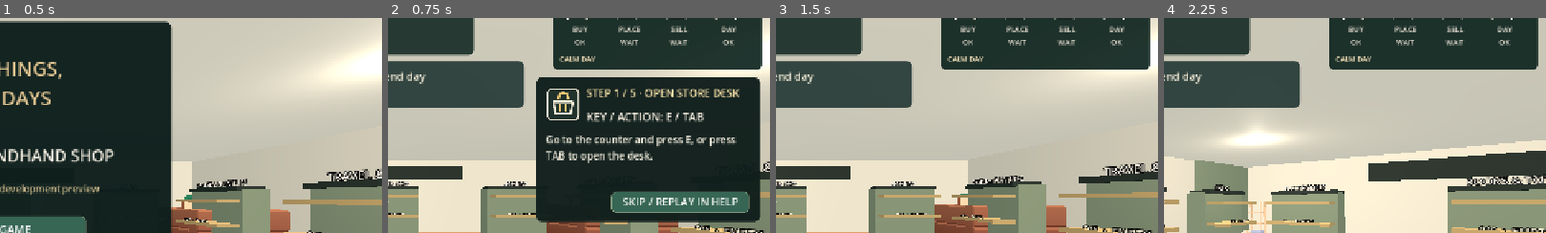
Above: before the commit, frames 1-4 (left to right).
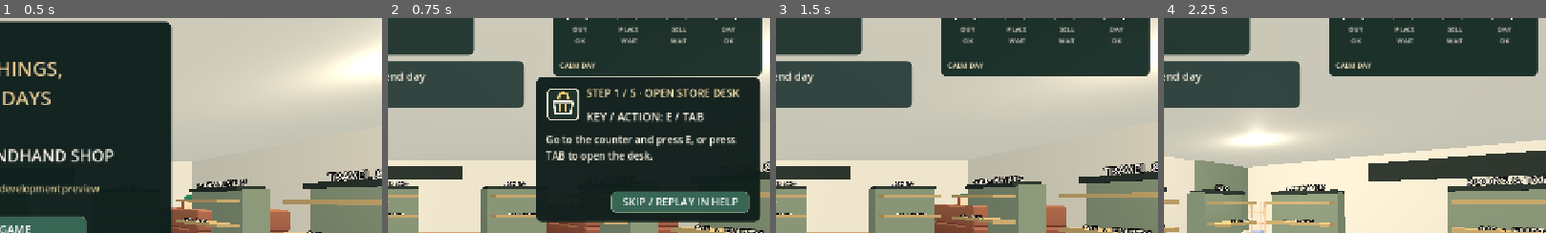
Above: after the commit, the same moments.

Repository: linyingxuan78-glitch/LCG-P05-Old-Things-New-Days
Game: Godot game, scene res://main.tscn
Two runs of this game, one before a commit and one after it. Both use one fixed random seed, a clock stepped at 60 frames per second and the inputs below.
Inputs (mouse positions are % of the whole screen's width and height, from its top left):
- Up to frame 1 (0.5 s): no input
- Up to frame 2 (0.75 s): click "NEW GAME" at 0.5 s
- Up to frame 3 (1.5 s): click "SKIP / REPLAY IN HELP" at 1.25 s
- Up to frame 4 (2.25 s): tap Enter at 2, 2.1 s; move the mouse to (55, 50) at 2.02 s; hold W from 2.03 s (still down); click (55, 50) at 2.17 s
The pictures show only the part of the screen within x 50-100%, y 8-58%; the shares and areas given below are measured in that part.

Frame 1 is identical in both runs. In frame 2, 2.8% of the frame differs, in the area x 43-98%, y 3-28%; in frame 3, 2.8%; in frame 4, 2.8%.

Commit message:
fix(ui): reserve non-overlapping HUD caption and day-event rows

Diff:
--- a/scripts/shop.gd
+++ b/scripts/shop.gd
@@ -1109,13 +1109,13 @@
 
 func _create_picture_guides(parent: Node) -> void:
     # Four static pictograms, not flashing prompts. Text is supplementary.
-    pictogram_panel = _panel(parent, Vector2(0, 14), Vector2(350, 132), Color(0.055,0.14,0.12,0.92))
+    pictogram_panel = _panel(parent, Vector2(0, 14), Vector2(350, 142), Color(0.055,0.14,0.12,0.92))
     pictogram_panel.anchor_left = 1.0
     pictogram_panel.anchor_right = 1.0
     pictogram_panel.offset_left = -366
     pictogram_panel.offset_right = -16
     pictogram_panel.offset_top = 14
-    pictogram_panel.offset_bottom = 146
+    pictogram_panel.offset_bottom = 156
     pictogram_panel.mouse_filter = Control.MOUSE_FILTER_IGNORE
     for icon_id in range(4):
         var image := TextureRect.new()
@@ -1130,13 +1130,14 @@
         pictogram_panel.add_child(image)
         image.size = Vector2(42, 42)
         pictogram_icons.append(image)
-        var caption := _text(pictogram_panel, Vector2(8 + icon_id * 83, 54), Vector2(75, 35), 12, Color("f5ecde"))
+        var caption := _text(pictogram_panel, Vector2(8 + icon_id * 83, 54), Vector2(75, 32), 11, Color("f5ecde"))
         caption.horizontal_alignment = HORIZONTAL_ALIGNMENT_CENTER
         caption.vertical_alignment = VERTICAL_ALIGNMENT_CENTER
+        caption.autowrap_mode = TextServer.AUTOWRAP_OFF
         # Two-line captions stay within each 83px cell at both 720p and 1080p.
         caption.text = ["BUY\nOK", "PLACE\nWAIT", "SELL\nWAIT", "DAY\nOK"][icon_id]
         pictogram_labels.append(caption)
-    pictogram_event = _text(pictogram_panel, Vector2(11, 104), Vector2(328, 22), 12, Color("f6e3ba"))
+    pictogram_event = _text(pictogram_panel, Vector2(11, 115), Vector2(328, 22), 12, Color("f6e3ba"))
     pictogram_event.text = "QUIET SHOP DAY"
 
 func _refresh_picture_guides() -> void:
